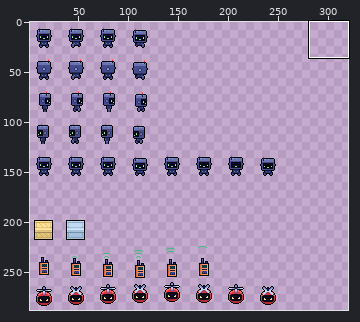
Two versions of one sprite sheet, imagens/Spritesheet.png. Above, an overview of the earlier version with the close-up marked.
Close-up. Before the edit:
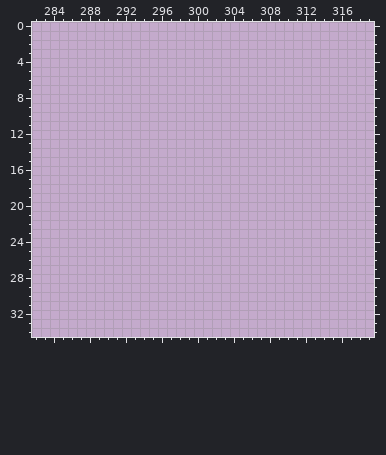
The file is 320x320 pixels. Colours within 5 levels of each other are drawn and written as one. Shown: x 282..319, y 0..34. The wide view leaves out empty margins.
After:
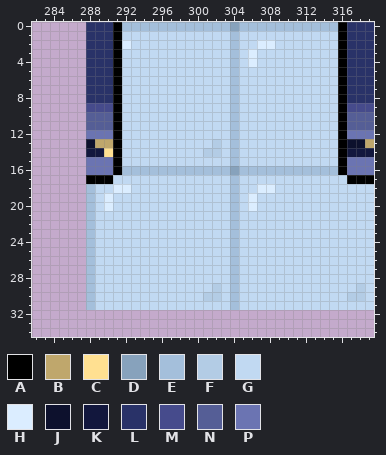
Palette (. is transparent): A #000000  B #bfa76c  C #ffe091  D #87a2bc  E #a4bfdb  F #b3cce5  G #c1d9f2  H #dbedff  J #0d112d  K #12173d  L #293268  M #464b8c  N #555e96  P #6b74b2
Edits made:
Changed rows in their new state; - is an unchanged pixel.
first column x 288:
 0 LLLAEEEEEEEEEEEEDEEEEEEEEEEEALLL
 1 LLLAGGGGGGGGGGGGEGGGGGGGGGGGALLL
 2 LLLAHGGGGGGGGGGGEGGHHGGGGGGGALLL
 3 LLLAGGGGGGGGGGGGEGHGGGGGGGGGALLL
 4 LLLAGGGGGGGGGGGGEGHGGGGGGGGGALLL
 5 LLLAGGGGGGGGGGGGEGGGGGGGGGGGALLL
 6 LLLAGGGGGGGGGGGGEGGGGGGGGGGGALLL
 7 LLLAGGGGGGGGGGGGEGGGGGGGGGGGALLL
 8 LLLAGGGGGGGGGGGGEGGGGGGGGGGGALLL
 9 MMMAGGGGGGGGGGGGEGGGGGGGGGGGAMMM
10 NNNAGGGGGGGGGGGGEGGGGGGGGGGGANNN
11 NNNAGGGGGGGGGGGGEGGGGGGGGGGGANNN
12 PPPAGGGGGGGGGGGGEGGGGGGGGGGGAPPP
13 JBBAGGGGGGGGGGFGEGGGGGGGGGGGAJJB
14 KKCAGGGGGGGGGFFGEGGGGGGGGGGGAKKK
15 PPPAGGGGGGGGGGGGEGGGGGGGGGGGAPPP
16 PPPAEEEEEEEEEEEEDEEEEEEEEEEEAPPP
17 AAAGGGGGGGGGGGGGEGGGGGGGGGGGGAAA
18 EGGHHGGGGGGGGGGGEGGHHGGGGGGGGGGG
19 EGHGGGGGGGGGGGGGEGHGGGGGGGGGGGGG
20 EGHGGGGGGGGGGGGGEGHGGGGGGGGGGGGG
21 EGGGGGGGGGGGGGGGEGGGGGGGGGGGGGGG
22 EGGGGGGGGGGGGGGGEGGGGGGGGGGGGGGG
23 EGGGGGGGGGGGGGGGEGGGGGGGGGGGGGGG
24 EGGGGGGGGGGGGGGGEGGGGGGGGGGGGGGG
25 EGGGGGGGGGGGGGGGEGGGGGGGGGGGGGGG
26 EGGGGGGGGGGGGGGGEGGGGGGGGGGGGGGG
27 EGGGGGGGGGGGGGGGEGGGGGGGGGGGGGGG
28 EGGGGGGGGGGGGGGGEGGGGGGGGGGGGGGG
29 EGGGGGGGGGGGGGFGEGGGGGGGGGGGGGFG
30 EGGGGGGGGGGGGFFGEGGGGGGGGGGGGFFG
31 EGGGGGGGGGGGGGGGEGGGGGGGGGGGGGGG
